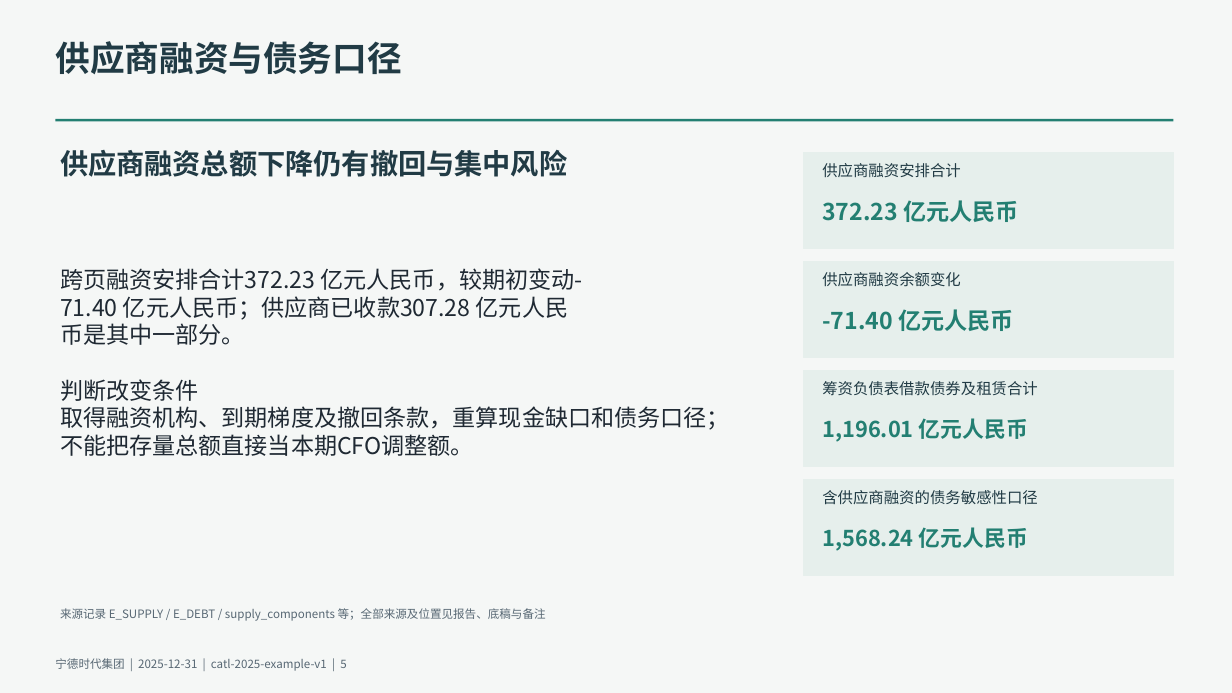
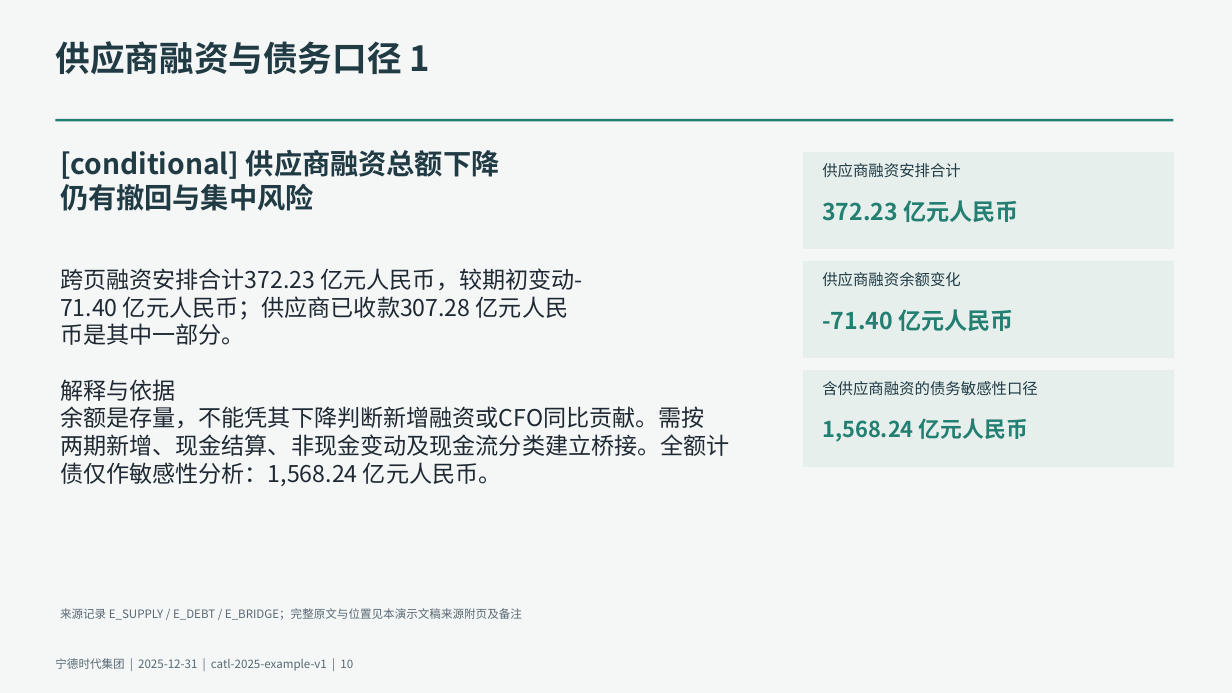
Before and after one commit to qingkongwanli0l/annual-report-analysis, a slide deck: slide 10 of examples/catl-2025/deliverables/presentation.pptx (slide 5 before the commit). Drawn at 1232x693 pixels with LibreOffice and Linux fonts; fonts in the diff are those of the drawing. Boxes give left, top, right and bottom in pixels: in the first picture for what was removed or moved away, otherwise in the second. Text is boxed around its words. In the diff, an @@ line names an element or a change of style, - is before the commit and + after.

```diff
--- a/examples/catl-2025/deliverables/presentation.pptx
+++ b/examples/catl-2025/deliverables/presentation.pptx
@@ text at bbox=[55, 41, 430, 74]: text changed @@
-供应商融资与债务口径
+供应商融资与债务口径 1
@@ text at bbox=[60, 150, 500, 211]: text changed @@
-供应商融资总额下降仍有撤回与集中风险
+[conditional] 供应商融资总额下降
+仍有撤回与集中风险
@@ text at bbox=[60, 379, 730, 486]: text changed @@
-判断改变条件
-取得融资机构、到期梯度及撤回条款，重算现金缺口和债务口径；
-不能把存量总额直接当本期CFO调整额。
+解释与依据
+余额是存量，不能凭其下降判断新增融资或CFO同比贡献。需按
+两期新增、现金结算、非现金变动及现金流分类建立桥接。全额计
+债仅作敏感性分析：1,568.24 亿元人民币。
@@ text at bbox=[822, 381, 1038, 396]: text changed @@
-筹资负债表借款债券及租赁合计
+含供应商融资的债务敏感性口径
@@ text at bbox=[822, 418, 1028, 442]: text changed @@
-1,196.01 亿元人民币
+1,568.24 亿元人民币
@@ rectangle removed at bbox=[804, 480, 1174, 576] @@
@@ text removed at bbox=[822, 490, 1038, 505] @@
-含供应商融资的债务敏感性口径
@@ text removed at bbox=[822, 527, 1028, 551] @@
-1,568.24 亿元人民币
@@ text at bbox=[60, 608, 522, 620]: text changed @@
-来源记录 E_SUPPLY / E_DEBT / supply_components 等；全部来源及位置见报告、底稿与备注
+来源记录 E_SUPPLY / E_DEBT / E_BRIDGE；完整原文与位置见本演示文稿来源附页及备注
@@ text at bbox=[55, 658, 353, 671]: text changed @@
-宁德时代集团 | 2025-12-31 | catl-2025-example-v1 | 5
+宁德时代集团 | 2025-12-31 | catl-2025-example-v1 | 10
```
Also in this commit, not shown: 8 other slides changed, 16 slides added, 18 other files.
